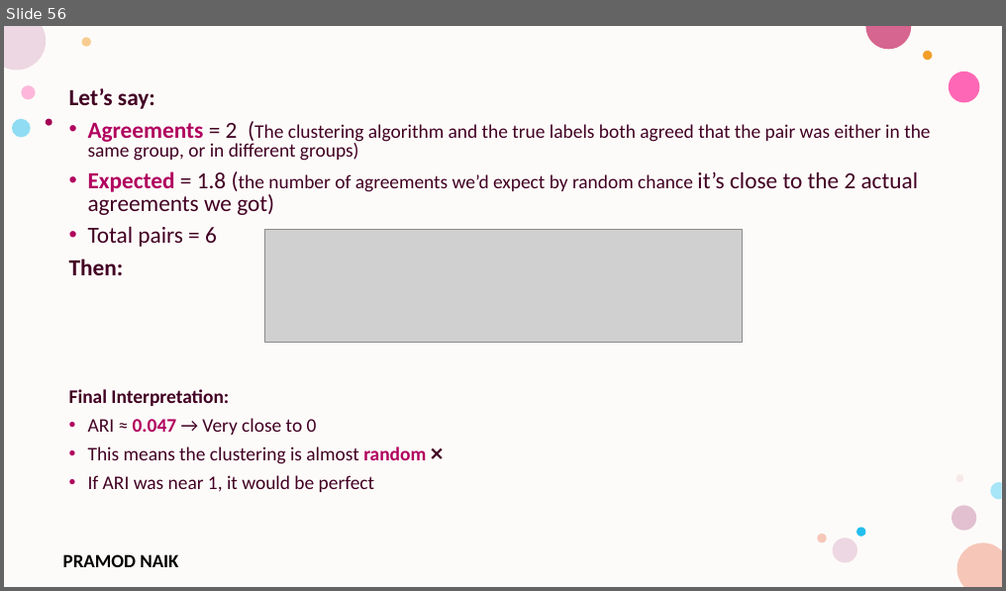
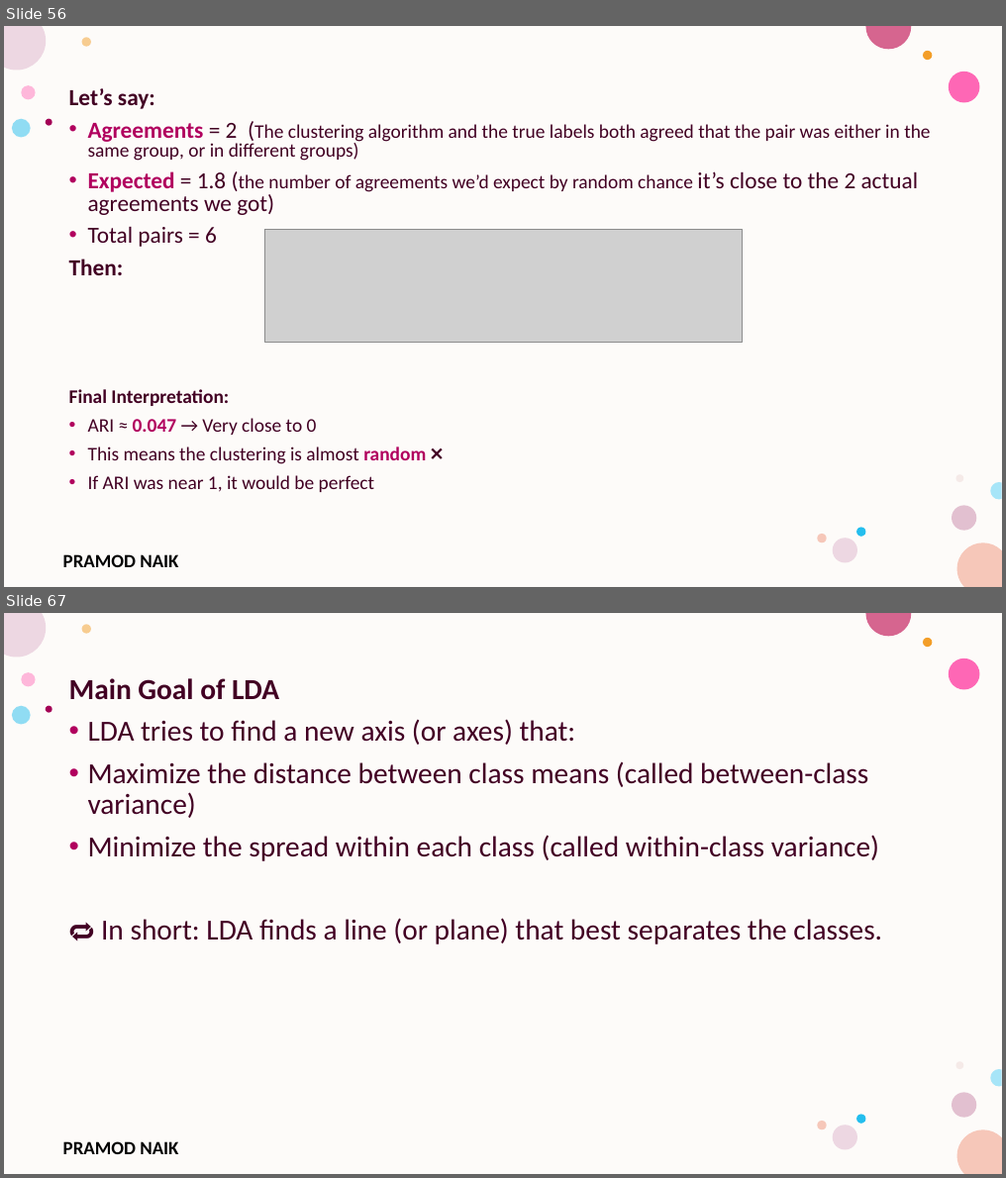
Before and after one commit to PRAMODNAIK-DEV/MCA-2nd-Sem-ML-Data-Analytics-Shridevi-College, a slide deck: Theory Class-Notes/Unit-3 Unsupervised Learning.pptx. Shown one above the other, each under a label of ours: slide 56 before the commit, slides 56 and 67 after it; the slides between them are not shown. The pictures are 1006x591 and 1006x1178 pixels, drawn with LibreOffice and Linux fonts; fonts in the diff are those of the drawing; grey boxes stand for pictures; background and template pictures are left out. Boxes give left, top, right and bottom in pixels: in the first picture for what was removed or moved away, otherwise in the second. Text is boxed around its words. In the diff, an @@ line names an element or a change of style, - is before the commit and + after.

```diff
--- a/Theory Class-Notes/Unit-3 Unsupervised Learning.pptx
+++ b/Theory Class-Notes/Unit-3 Unsupervised Learning.pptx
@@ slide 67 added at (4, 613, 1002, 1174), background #FFFFFF; not listed: 17 template elements that a slide beside it also shows @@
@@ text added at (69, 678, 882, 945), 28 pt, text #420023 @@
+Main Goal of LDA
+• LDA tries to find a new axis (or axes) that:
+• Maximize the distance between class means (called between-class variance)
+• Minimize the spread within each class (called within-class variance)
+🔁 In short: LDA finds a line (or plane) that best separates the classes.
```
Also in this commit, not shown: 2 slides changed, 33 other slides added, 3 slides removed, 2 other files.
